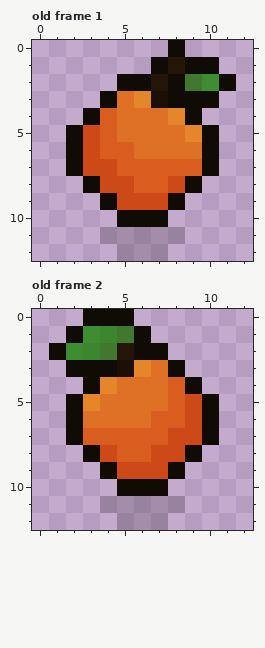
Edited in one commit: pixel-art file (ressources/candy/idle/mandarin-big.aseprite). Above is the file before it was changed.
13x13 pixels, 2 frames. Shown: old frame 1, old frame 2. The commit also changed other frames, which this record leaves out.
And afterwards:
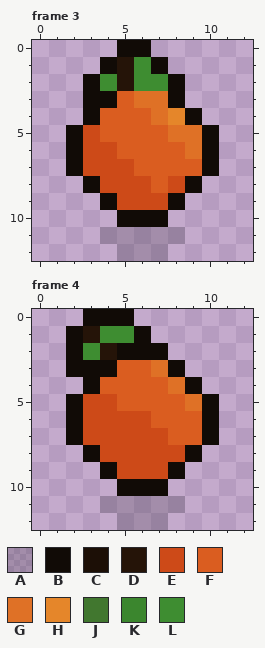
Palette (. is transparent): A #0000002b  B #110b06  C #1c0f06  D #251408  E #cd4a18  F #da5d20  G #df7126  H #e5862a  J #41772f  K #3b862e  L #3e8d31
A new or re-ordered frame is compared with the old frame closest to it.
What changed:
{"change": "frames 2 -> 10"}
{"where": "frame 3 is new; against old frame 1"}
{"frame":3,"y":0,"x":5,"old":"..","new":"BB"}
{"frame":3,"y":0,"x":8,"old":"B","new":"."}
{"frame":3,"y":1,"x":4,"old":"...","new":"BDL"}
{"frame":3,"y":1,"x":8,"old":"DBB","new":"..."}
{"frame":3,"y":2,"x":3,"old":"..BBD","new":"BLDLL"}
{"frame":3,"y":2,"x":9,"old":"JLB","new":"..."}
{"frame":3,"y":3,"x":3,"old":".","new":"B"}
{"frame":3,"y":3,"x":5,"old":"GHC","new":"FGG"}
{"frame":3,"y":3,"x":9,"old":"BB","new":".."}
{"frame":3,"y":4,"x":5,"old":"GG","new":"FF"}
{"frame":3,"y":5,"x":5,"old":"GGG","new":"FFF"}
{"frame":3,"y":5,"x":9,"old":"H","new":"G"}
{"frame":3,"y":6,"x":4,"old":"F","new":"E"}
{"frame":3,"y":6,"x":6,"old":"GGG","new":"FFF"}
{"frame":3,"y":7,"x":5,"old":"F","new":"E"}
{"frame":3,"y":8,"x":6,"old":"F","new":"E"}
{"where": "frame 4 is new; against old frame 2"}
{"frame":4,"y":1,"x":3,"old":"LKJ","new":"DLL"}
{"frame":4,"y":2,"x":1,"old":"BLKJD","new":".BLDB"}
{"frame":4,"y":3,"x":5,"old":"CH","new":"FF"}
{"frame":4,"y":4,"x":4,"old":"HGGGF","new":"FFFFG"}
{"frame":4,"y":5,"x":3,"old":"HGGGG","new":"EEFFF"}
{"frame":4,"y":5,"x":9,"old":"E","new":"G"}
{"frame":4,"y":6,"x":3,"old":"GGGG","new":"EEEE"}
{"frame":4,"y":6,"x":9,"old":"E","new":"F"}
{"frame":4,"y":7,"x":3,"old":"FFFFFEE","new":"EEEEEFF"}
{"frame":4,"y":8,"x":5,"old":"FF","new":"EE"}
{"label":"changed","picture_box":[83,40,236,193]}
{"label":"changed","picture_box":[49,326,202,462]}
